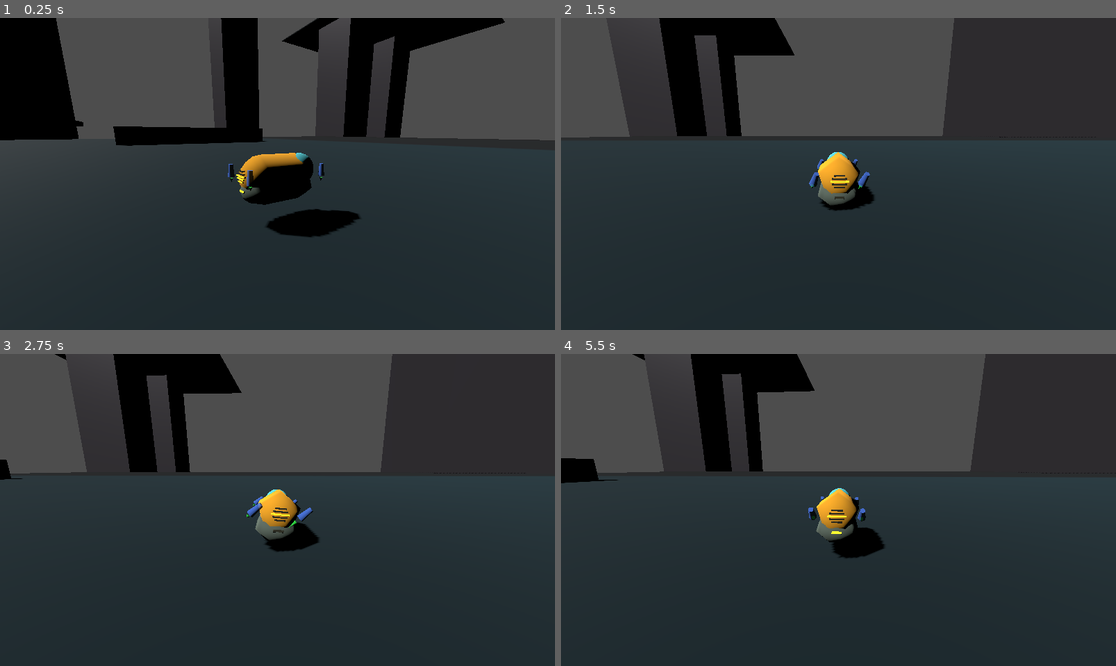
Above: before the commit, frames 1-4 (two rows, left to right).
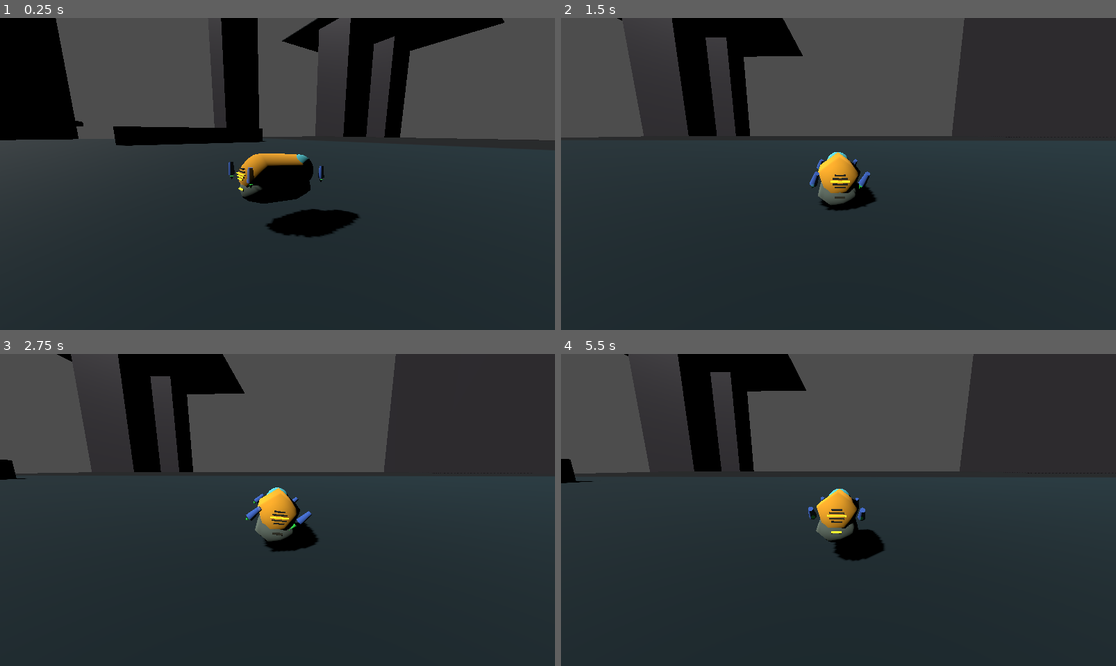
Above: after the commit, the same moments.

Repository: TaxiService/fcar
Game: Godot game, scene res://main.tscn
Same seed, same stepped clock (60 frames per second), same inputs: the game is played once before the commit and once after it. The engine's default icon, where the game draws it, is replaced by a stand-in: a white triangle on a blue panel in a dark square.
Inputs (mouse positions are in pixels of both pictures, inside the frame that each line leads up to):
- Up to frame 1 (0.25 s): no input
- Up to frame 2 (1.5 s): move the mouse to (960, 158) at 0.52 s; hold D (strafe_right) 0.53-1.28 s; hold C (crouch) 0.53-1.28 s; click (960, 158) at 0.67 s; tap Space (jump) at 0.77 s; move the mouse to (727, 189) at 1.27 s; hold S (backward) from 1.28 s (still down); tap V (toggle_auto_hover) at 1.35 s
- Up to frame 3 (2.75 s): tap Space (jump) at 1.52 s; move the mouse to (333, 441) at 2.02 s; release S (backward) at 2.03 s; hold D (strafe_right) from 2.03 s (still down); tap Ctrl (toggle_com_compensation) at 2.1 s
- Up to frame 4 (5.5 s): move the mouse to (810, 572) at 2.77 s; release D (strafe_right) at 2.78 s; hold W (forward) 2.78-3.53 s; tap C (crouch) at 2.85 s; click (810, 572) at 2.92 s; tap Space (jump) at 3.02, 3.77, 4.52 s; move the mouse to (1005, 556) at 3.52 s; hold A (strafe_left) 3.53-5.03 s; tap V (toggle_auto_hover) at 3.6 s; move the mouse to (672, 463) at 4.27 s; tap Ctrl (toggle_com_compensation) at 4.35 s; move the mouse to (866, 510) at 5.02 s; hold S (backward) from 5.03 s (still down); hold C (crouch) from 5.03 s (still down); click (866, 510) at 5.17 s

The runs differ from the first frame. In frame 1, 0.4% of the frame differs, in the area x 2-98%, y 0-70%; in frame 2, 4.1%; in frame 3, 2.0%; in frame 4, 4.7%, in the area x 0-100%, y 0-67%.

Commit message:
Add status lights nodes to main scene
🤖 Generated with [Claude Code](https://claude.com/claude-code)

Co-Authored-By: Claude Opus 4.5 <noreply@anthropic.com>

Diff:
--- a/main.tscn
+++ b/main.tscn
@@ -238,6 +238,7 @@
 gravity_scale = 2.0
 center_of_mass_mode = 1
 center_of_mass = Vector3(0, -0.3, -0.1)
+can_sleep = false
 continuous_cd = true
 contact_monitor = true
 max_contacts_reported = 10
@@ -248,6 +249,7 @@
 heightlock_thrust = 5.0
 roll_differential = 0.5
 debug_thrusters = true
+com_compensation_enabled = false
 
 [node name="CollisionShape3D" type="CollisionShape3D" parent="FCar"]
 shape = SubResource("BoxShape3D_eaf57")
Not shown, added: StatusLights.gd.uid
